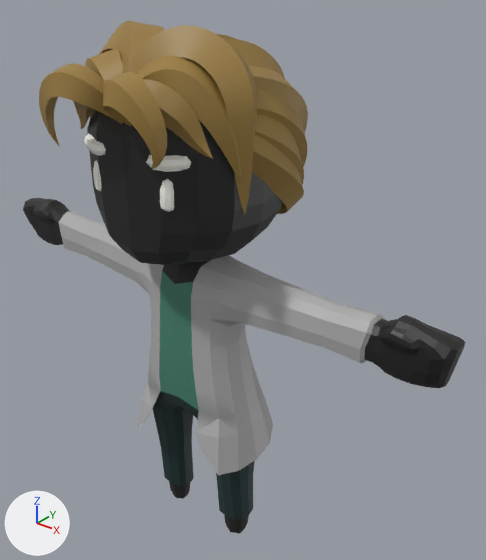
What one commit did to the glTF model public/3d/anims/lying-down.glb.
Camera for both pictures: a 50 mm camera at (2.48, -2.66, 3.61) aimed at (0.19, 0.21, 1.83). The axes (+X, +Y, +Z) are drawn at lower left. The lights are the same throughout. The picture after the commit comes second. Vertices at exactly the same position are counted once.

The first picture shows 'Body'.
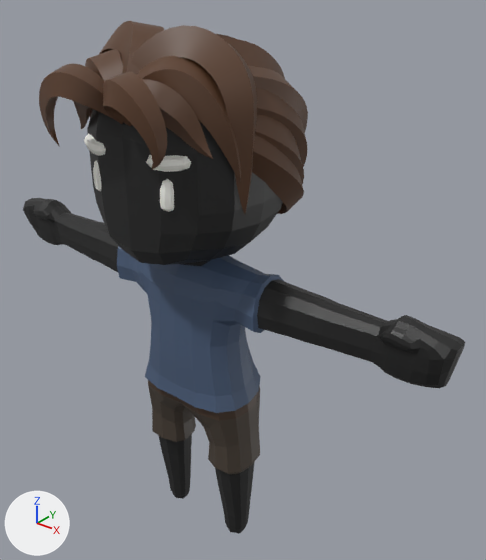
Location of each change, (x1, y1, x2, y2) in pixels of the pictures (486 x 560 px; the box of a moved part takes in the faces that stretch with it):
'Body', recoloured, reshaped (darker): (23, 21, 465, 534) in both
part 1 of me_cunurbspath_010, moved or reshaped: before (56, 211, 387, 520); after (99, 229, 308, 475)
part 2 of me_cunurbspath_010, recoloured (black to dark blue): (163, 264, 201, 282) in both
part 3 of me_cunurbspath_010, recoloured: (82, 221, 337, 346) in both
part 4 of me_cunurbspath_010, recoloured (grey to dark blue): (131, 255, 265, 392) in both
part 5 of me_cunurbspath_010, recoloured (green to dark blue): (159, 271, 196, 392) in both
part 6 of me_cunurbspath_010, recoloured: before (160, 400, 198, 424); after (160, 400, 215, 445)

The change, as a list of edits to the scene's bpy script:
```text
Change mat_hair:
    mat_hair.base_color: (0.332, 0.208, 0.0498) -> (0.107, 0.0482, 0.0232)  # brown #9c7e3f -> brown #5c3e2a
Add mat_pants:
    mat_pants = principled_material('Pants')
    mat_pants.base_color = (0.0668, 0.0493, 0.0356)  # brown #493f35
Add mat_shirt:
    mat_shirt = principled_material('Shirt')
    mat_shirt.base_color = (0.0678, 0.106, 0.184)  # dark blue #4a5c77
Add mat_belt:
    mat_belt = principled_material('Belt')
    mat_belt.base_color = (0.0668, 0.0373, 0.022)  # brown #493629
Change me_cunurbspath_010:
    used by ob_body; location = (0.0, 0.0, 0.0)
    remove me_cunurbspath_010.from_pydata(...)  # 3336 vertices, 6498 faces; spans x -1.62..1.62, y -0.72..0.61, z -0.02..3.31
    add me_cunurbspath_010.from_pydata(...)  # 3331 vertices, 6492 faces; spans x -1.62..1.62, y -0.72..0.61, z -0.02..3.31
    me_cunurbspath_010 part 1: 8 vertices moved from x -0.24..0.24, y -0.21..0.3, z 1.21..1.9 to x -0.26..0.26, y -0.21..0.32, z 1.16..1.95; 137 vertices removed from x -1.2..1.2, y -0.27..0.47, z 0.16..2.02; 132 vertices added at x -0.55..0.55, y -0.23..0.34, z 0.62..2.04
    me_cunurbspath_010 part 2: 4 faces spanning x -0.13..0.13, y -0.18..-0.1, z 1.94..2.02 switch from mat_skin (black #1f1f1f) to mat_shirt (dark blue #4a5c77)
    me_cunurbspath_010 part 3: 112 faces spanning x -0.97..0.97, y -0.11..0.12, z 1.76..2.01 switch from mat_main (grey #afafaf) to mat_skin (black #1f1f1f)
    me_cunurbspath_010 part 4: 226 faces spanning x -0.46..0.46, y -0.21..0.23, z 1.22..2.06 switch from mat_main (grey #afafaf) to mat_shirt (dark blue #4a5c77)
    me_cunurbspath_010 part 5: 20 faces spanning x -0.16..0.16, y -0.22..-0.16, z 1.22..1.95 switch from mat_black (green #45816f) to mat_shirt (dark blue #4a5c77)
    me_cunurbspath_010 part 6: 66 faces spanning x -0.25..0.25, y -0.18..0.31, z 0.73..1.09 switch from mat_brown (dark cyan #193133) to mat_pants (brown #493f35)
    add me_cunurbspath_010.materials.append(mat_belt)  # brown #493629
```
